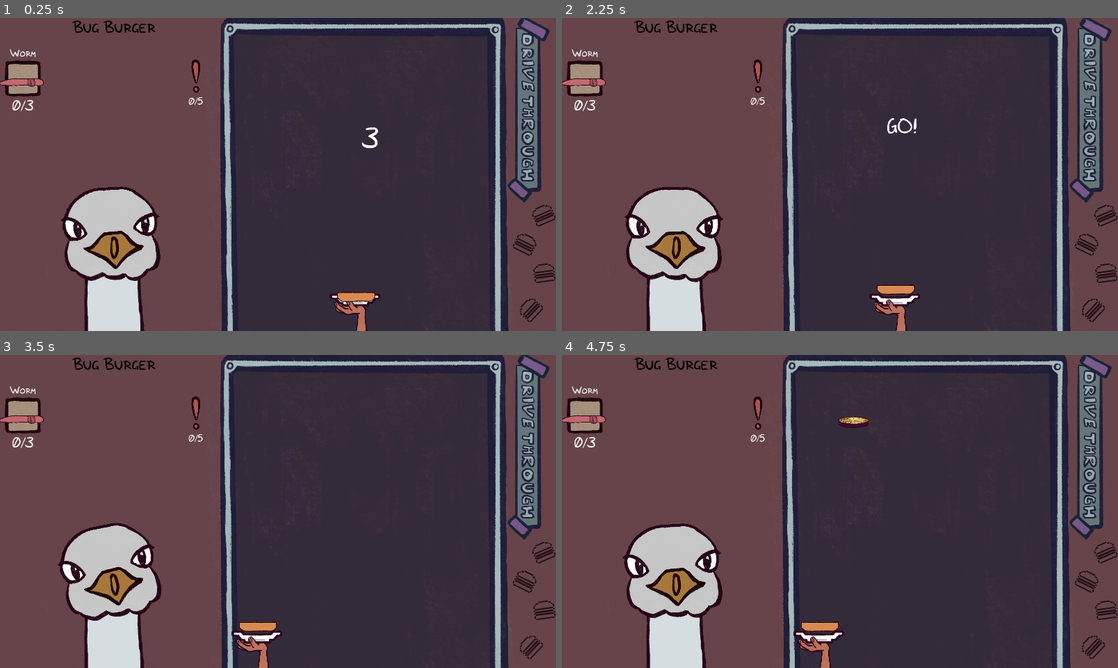
Above: before the commit, frames 1-4 (two rows, left to right).
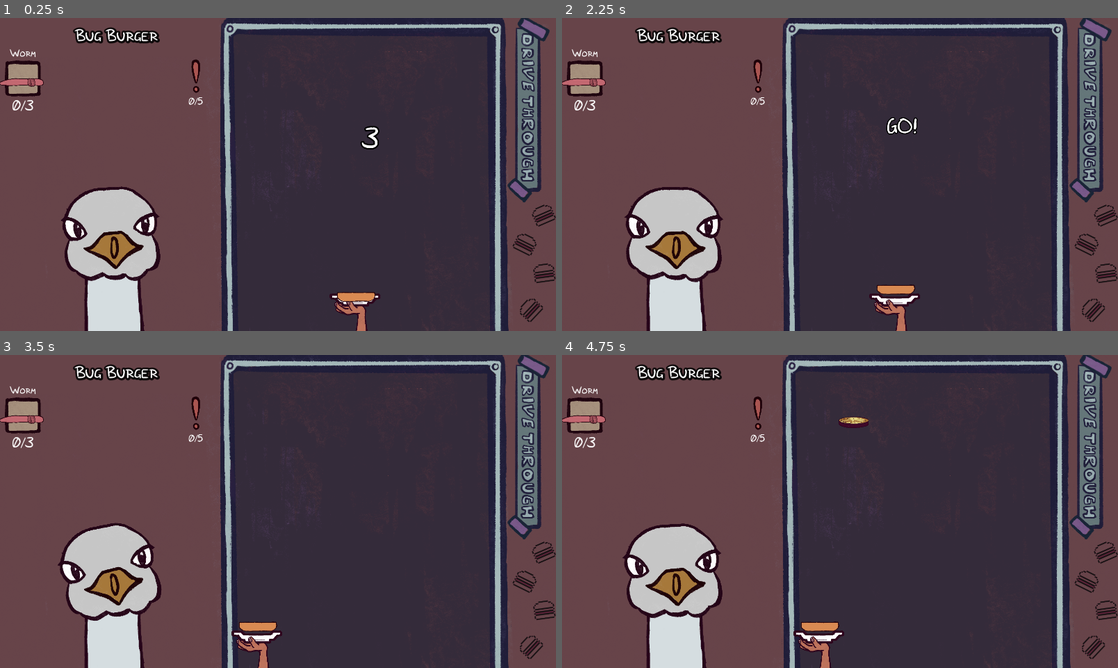
Above: after the commit, the same moments.

Repository: SirLich/funky-drive-through
Game: Godot game, scene res://game.tscn
Same seed, same stepped clock (60 frames per second), same inputs: the game is played once before the commit and once after it.
Inputs (mouse positions are in pixels of both pictures, inside the frame that each line leads up to):
- Up to frame 1 (0.25 s): no input
- Up to frame 2 (2.25 s): move the mouse to (962, 158) at 0.52 s; press the mouse at (962, 158) at 0.53 s; move the mouse to (728, 190) at 1.27 s; release the mouse at (728, 190) at 1.28 s; click (728, 190) at 1.35 s; move the mouse to (895, 105) at 2.02 s; press the mouse at (895, 105) at 2.03 s
- Up to frame 3 (3.5 s): move the mouse to (250, 574) at 2.77 s; release the mouse at (250, 574) at 2.78 s; click (250, 574) at 2.85 s
- Up to frame 4 (4.75 s): move the mouse to (1006, 558) at 3.52 s; press the mouse at (1006, 558) at 3.53 s; move the mouse to (673, 464) at 4.27 s; release the mouse at (673, 464) at 4.28 s; click (673, 464) at 4.35 s

The runs differ from the first frame. In frame 1, 0.8% of the frame differs, in the area x 13-69%, y 0-42%; in frame 2, 0.8%, in the area x 13-64%, y 0-38%; in frame 3, 0.7%; in frame 4, 0.7%.

Commit message:
Add better fail text

Diff:
--- a/game.tscn
+++ b/game.tscn
@@ -17,6 +17,7 @@
 [ext_resource type="Script" path="res://tutorial.gd" id="10_vqbed"]
 [ext_resource type="Texture2D" uid="uid://bnbhditt20lap" path="res://assets/symbols.png" id="11_18tpj"]
 [ext_resource type="Script" path="res://kill_zone.gd" id="13_e048j"]
+[ext_resource type="Texture2D" uid="uid://7uytjmrtwfaq" path="res://assets/frame_result.png" id="14_6ags6"]
 
 [sub_resource type="Environment" id="Environment_1begj"]
 
@@ -29,18 +30,13 @@
 
 [sub_resource type="LabelSettings" id="LabelSettings_bx1hl"]
 font_size = 60
-font_color = Color(0, 0, 0, 1)
-
-[sub_resource type="StyleBoxFlat" id="StyleBoxFlat_dlwcq"]
-bg_color = Color(0.403922, 0.266667, 0.286275, 1)
-corner_radius_top_left = 20
-corner_radius_top_right = 20
-corner_radius_bottom_right = 20
-corner_radius_bottom_left = 20
-corner_detail = 20
+shadow_size = 26
+shadow_color = Color(0, 0, 0, 0.866667)
 
 [sub_resource type="LabelSettings" id="LabelSettings_f44vb"]
 font_size = 100
+outline_size = 20
+outline_color = Color(0, 0, 0, 1)
 
 [sub_resource type="AtlasTexture" id="AtlasTexture_0b81q"]
 atlas = ExtResource("11_18tpj")
@@ -147,8 +143,10 @@
 
 [node name="RecipeLabel" type="Label" parent="HUD"]
 layout_mode = 0
-offset_right = 788.0
-offset_bottom = 83.0
+offset_left = 8.0
+offset_top = 29.0
+offset_right = 796.0
+offset_bottom = 112.0
 text = "Flaming Hot Cheetos"
 label_settings = SubResource("LabelSettings_bx1hl")
 horizontal_alignment = 1
@@ -170,20 +168,21 @@
 offset_right = 40.0
 offset_bottom = 40.0
 
-[node name="ColorRect" type="Panel" parent="HUD/FinishScreen"]
-layout_mode = 0
-offset_left = 819.0
-offset_top = 84.0
-offset_right = 1673.0
-offset_bottom = 576.0
-theme_override_styles/panel = SubResource("StyleBoxFlat_dlwcq")
+[node name="ColorRect" type="TextureRect" parent="HUD/FinishScreen"]
+layout_mode = 0
+offset_left = -1.0
+offset_top = -27.0
+offset_right = 1919.0
+offset_bottom = 1053.0
+texture = ExtResource("14_6ags6")
+expand_mode = 1
 
 [node name="VBoxContainer" type="VBoxContainer" parent="HUD/FinishScreen/ColorRect"]
 layout_mode = 0
-offset_left = -3.0
-offset_top = 1.0
-offset_right = 482.0
-offset_bottom = 482.0
+offset_left = 979.0
+offset_top = 134.0
+offset_right = 1464.0
+offset_bottom = 615.0
 
 [node name="SuccessText" type="Label" parent="HUD/FinishScreen/ColorRect/VBoxContainer"]
 layout_mode = 2
@@ -243,10 +242,10 @@
 [node name="FinishButton" type="TextureButton" parent="HUD/FinishScreen/ColorRect"]
 modulate = Color(0.533333, 0.643137, 0.862745, 1)
 layout_mode = 0
-offset_left = 289.0
-offset_top = 329.0
-offset_right = 563.0
-offset_bottom = 488.0
+offset_left = 1102.0
+offset_top = 463.0
+offset_right = 1376.0
+offset_bottom = 622.0
 texture_normal = SubResource("AtlasTexture_5d3lm")
 ignore_texture_size = true
 stretch_mode = 0
--- a/scenes/bird.tscn
+++ b/scenes/bird.tscn
@@ -407,11 +407,13 @@
 }
 
 [sub_resource type="AudioStreamRandomizer" id="AudioStreamRandomizer_farcd"]
+random_pitch = 1.2
 streams_count = 1
 stream_0/stream = ExtResource("2_fhbmp")
 stream_0/weight = 1.0
 
 [sub_resource type="AudioStreamRandomizer" id="AudioStreamRandomizer_n4rkn"]
+random_pitch = 1.2
 streams_count = 1
 stream_0/stream = ExtResource("3_qon71")
 stream_0/weight = 1.0
--- a/scenes/dog.tscn
+++ b/scenes/dog.tscn
@@ -17,11 +17,13 @@
 [ext_resource type="Texture2D" uid="uid://bte2evlm1g4bo" path="res://assets/characters/dog/nose_neutral.png" id="13_ma180"]
 
 [sub_resource type="AudioStreamRandomizer" id="AudioStreamRandomizer_vsc1p"]
+random_pitch = 1.2
 streams_count = 1
 stream_0/stream = ExtResource("2_pomar")
 stream_0/weight = 1.0
 
 [sub_resource type="AudioStreamRandomizer" id="AudioStreamRandomizer_3hdi5"]
+random_pitch = 1.2
 streams_count = 1
 stream_0/stream = ExtResource("2_rr1v4")
 stream_0/weight = 1.0
